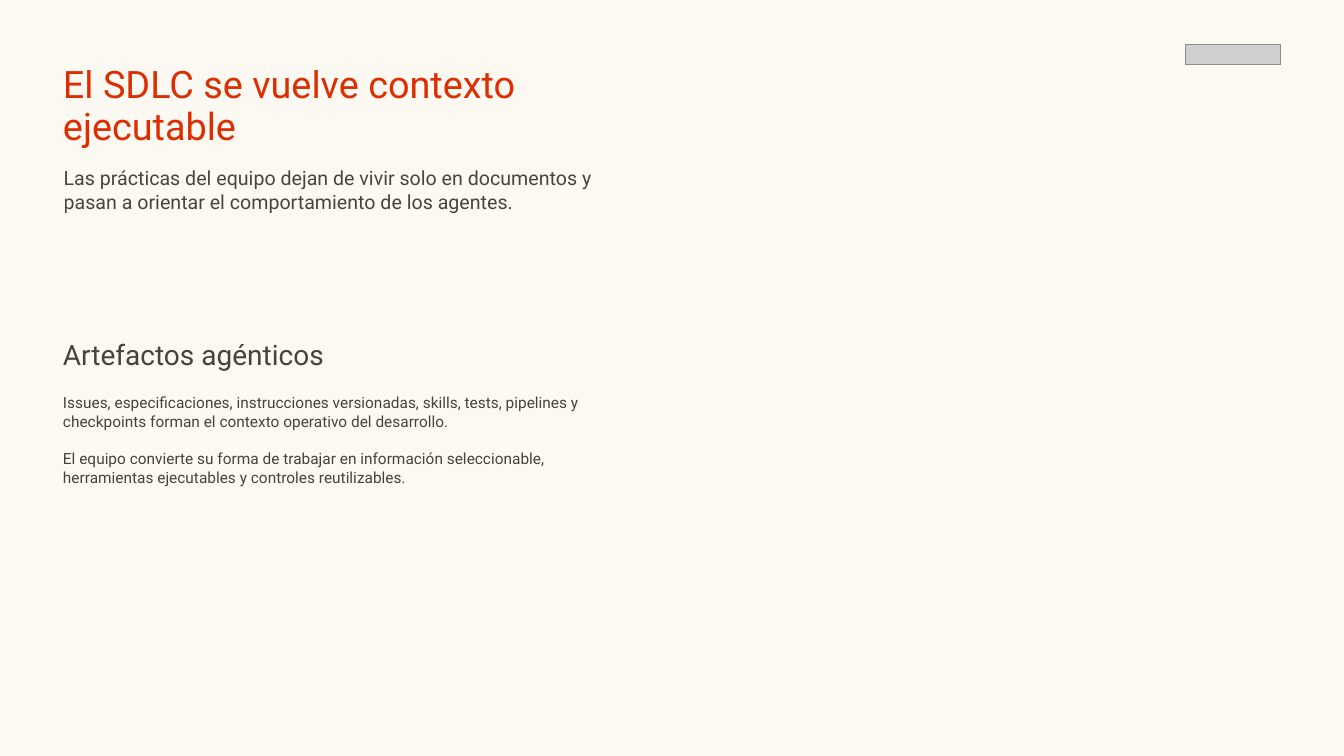
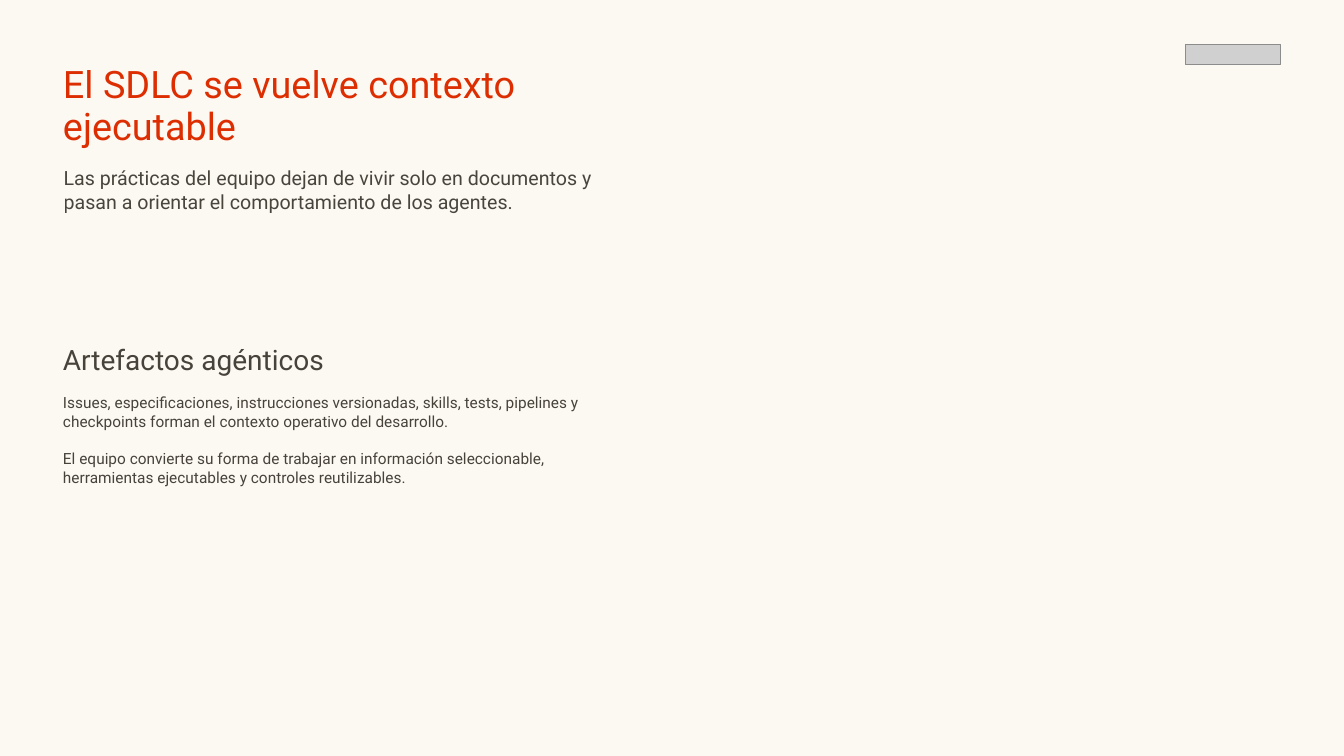
Before and after one commit to eze-etchecoin/beyond-the-prompt-tech-talk, a slide deck: slide 17 of docs/presentation/Arquitecturas_para_agentes_IA_actualizada.pptx (slide 15 before the commit). Drawn at 1344x756 pixels with LibreOffice and Linux fonts; fonts in the diff are those of the drawing; grey boxes stand for pictures; background and template pictures are left out. Boxes give left, top, right and bottom in pixels: in the first picture for what was removed or moved away, otherwise in the second. Text is boxed around its words. In the diff, an @@ line names an element or a change of style, - is before the commit and + after.

```diff
--- a/docs/presentation/Arquitecturas_para_agentes_IA_actualizada.pptx
+++ b/docs/presentation/Arquitecturas_para_agentes_IA_actualizada.pptx
@@ text "Artefactos agénticos": place and size @@
-text "Artefactos agénticos" at (63,343,323,371)
+text "Artefactos agénticos" at (63,348,323,376)
```
Also in this commit, not shown: 9 other slides changed, 2 slides added.
